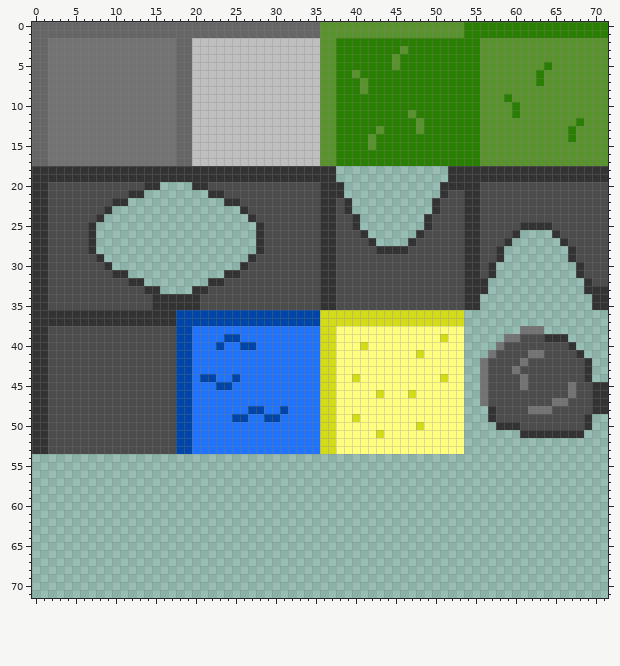
Sprite sheet -- assets/tiles-e.png. The first picture shows the starting point.
The file is 72x72 pixels.
After the commit:
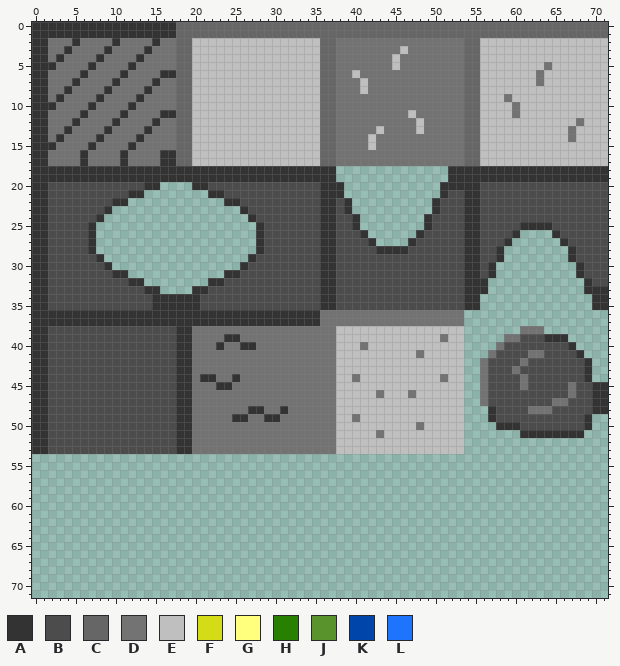
Palette (. is transparent): A #333333  B #4c4c4c  C #666666  D #737373  E #bfbfbf  F #d4dc18  G #ffff7d  H #297f00  J #59932b  K #0046aa  L #1e74fd
What changed:
Changed rows in their new state; - is an unchanged pixel.
first column x 0:
 0 AAAAAAAAAAAAAAAAAA------------------CCCCCCCCCCCCCCCCCCCCCCCCCCCCCCCCCCCC
 1 AAAAAAAAAAAAAAAAAA------------------CCCCCCCCCCCCCCCCCCCCCCCCCCCCCCCCCCCC
 2 AA---A----A----A--------------------CCDDDDDDDDDDDDDDDDCCEEEEEEEEEEEEEEEE
 3 AA--A----A----A---------------------CCDDDDDDDDEDDDDDDDCCEEEEEEEEEEEEEEEE
 4 AA-A----A----A----------------------CCDDDDDDDEDDDDDDDDCCEEEEEEEEEEEEEEEE
 5 AAA----A----A-----------------------CCDDDDDDDEDDDDDDDDCCEEEEEEEEDEEEEEEE
 6 AA----A----A----AA------------------CCDDEDDDDDDDDDDDDDCCEEEEEEEDEEEEEEEE
 7 AA---A----A----A--------------------CCDDDEDDDDDDDDDDDDCCEEEEEEEDEEEEEEEE
 8 AA--A----A----A---------------------CCDDDEDDDDDDDDDDDDCCEEEEEEEEEEEEEEEE
 9 AA-A----A----A----------------------CCDDDDDDDDDDDDDDDDCCEEEDEEEEEEEEEEEE
10 AAA----A----A-----------------------CCDDDDDDDDDDDDDDDDCCEEEEDEEEEEEEEEEE
11 AA----A----A----AA------------------CCDDDDDDDDDEDDDDDDCCEEEEDEEEEEEEEEEE
12 AA---A----A----A--------------------CCDDDDDDDDDDEDDDDDCCEEEEEEEEEEEEDEEE
13 AA--A----A----A---------------------CCDDDDDEDDDDEDDDDDCCEEEEEEEEEEEDEEEE
14 AA-A----A----A----------------------CCDDDDEDDDDDDDDDDDCCEEEEEEEEEEEDEEEE
15 AAA----A----A-----------------------CCDDDDEDDDDDDDDDDDCCEEEEEEEEEEEEEEEE
16 AA----A----A----AA------------------CCDDDDDDDDDDDDDDDDCCEEEEEEEEEEEEEEEE
17 AA----A----A----AA------------------CCDDDDDDDDDDDDDDDDCCEEEEEEEEEEEEEEEE
first column x 18:
36 AAAAAAAAAAAAAAAAAADDDDDDDDDDDDDDDDDD
37 AAAAAAAAAAAAAAAAAADDDDDDDDDDDDDDDDDD
38 AADDDDDDDDDDDDDDDDDDEEEEEEEEEEEEEEEE
39 AADDDDAADDDDDDDDDDDDEEEEEEEEEEEEEDEE
40 AADDDADDAADDDDDDDDDDEEEDEEEEEEEEEEEE
41 AADDDDDDDDDDDDDDDDDDEEEEEEEEEEDEEEEE
42 AADDDDDDDDDDDDDDDDDDEEEEEEEEEEEEEEEE
43 AADDDDDDDDDDDDDDDDDDEEEEEEEEEEEEEEEE
44 AADAADDADDDDDDDDDDDDEEDEEEEEEEEEEDEE
45 AADDDAADDDDDDDDDDDDDEEEEEEEEEEEEEEEE
46 AADDDDDDDDDDDDDDDDDDEEEEEDEEEDEEEEEE
47 AADDDDDDDDDDDDDDDDDDEEEEEEEEEEEEEEEE
48 AADDDDDDDAADDADDDDDDEEEEEEEEEEEEEEEE
49 AADDDDDAADDAADDDDDDDEEDEEEEEEEEEEEEE
50 AADDDDDDDDDDDDDDDDDDEEEEEEEEEEDEEEEE
51 AADDDDDDDDDDDDDDDDDDEEEEEDEEEEEEEEEE
52 AADDDDDDDDDDDDDDDDDDEEEEEEEEEEEEEEEE
53 AADDDDDDDDDDDDDDDDDDEEEEEEEEEEEEEEEE
